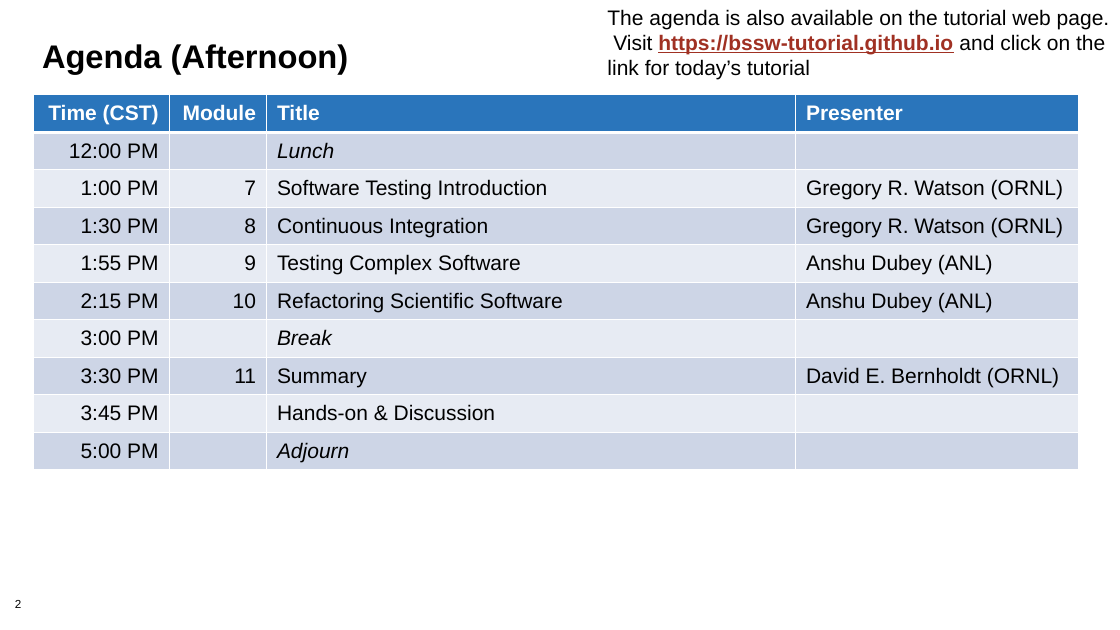
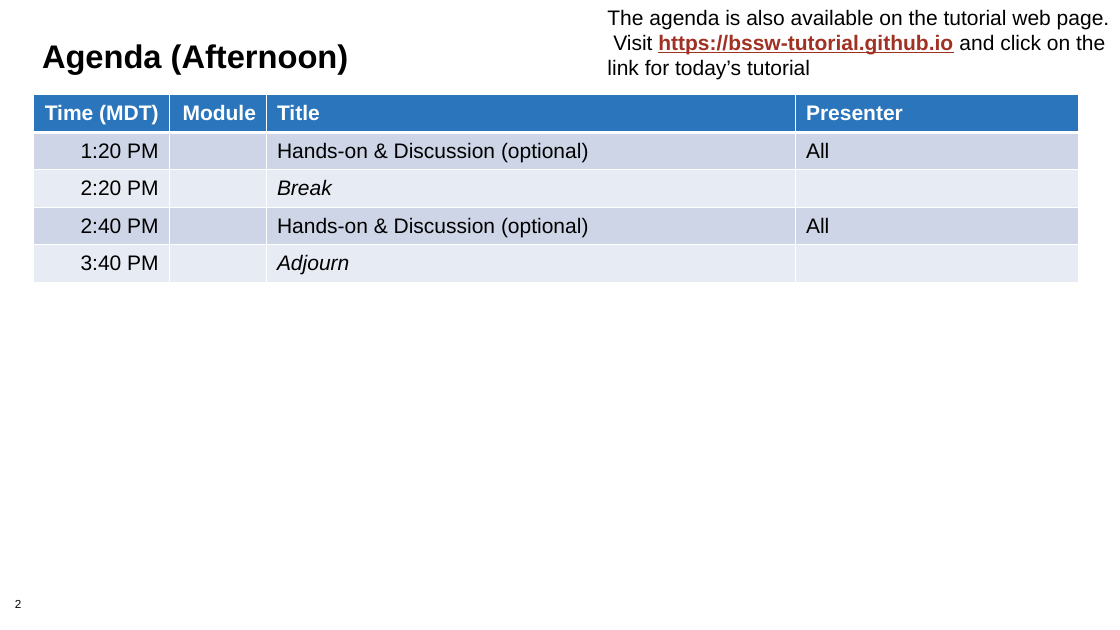
Before and after one commit to bssw-tutorial/presentations, a slide deck: slide 2 of agenda-master.pptx. Drawn at 1120x630 pixels with LibreOffice and Linux fonts; fonts in the diff are those of the drawing; background and template pictures are left out. Boxes give left, top, right and bottom in pixels: in the first picture for what was removed or moved away, otherwise in the second. Text is boxed around its words. In the diff, an @@ line names an element or a change of style, - is before the commit and + after.

Commit message:
Agenda and citation for ISS tutorial

```diff
--- a/agenda-master.pptx
+++ b/agenda-master.pptx
@@ table at (x1=34, y1=95, x2=1079, y2=291) @@
-row 1: Time (CST) | Module | Title | Presenter
-row 2: 12:00 PM |  | Lunch | 
-row 3: 1:00 PM | 7 | Software Testing Introduction | Gregory R. Watson (ORNL)
-row 4: 1:30 PM | 8 | Continuous Integration | Gregory R. Watson (ORNL)
-row 5: 1:55 PM | 9 | Testing Complex Software | Anshu Dubey (ANL)
-row 6: 2:15 PM | 10 | Refactoring Scientific Software | Anshu Dubey (ANL)
-row 7: 3:00 PM |  | Break | 
-row 8: 3:30 PM | 11 | Summary | David E. Bernholdt (ORNL)
-row 9: 3:45 PM |  | Hands-on & Discussion | 
-row 10: 5:00 PM |  | Adjourn | 
+row 1: Time (MDT) | Module | Title | Presenter
+row 2: 1:20 PM |  | Hands-on & Discussion (optional) | All
+row 3: 2:20 PM |  | Break | 
+row 4: 2:40 PM |  | Hands-on & Discussion (optional) | All
+row 5: 3:40 PM |  | Adjourn | 
```
Also in this commit, not shown: 1 other slide changed, 1 other file.
